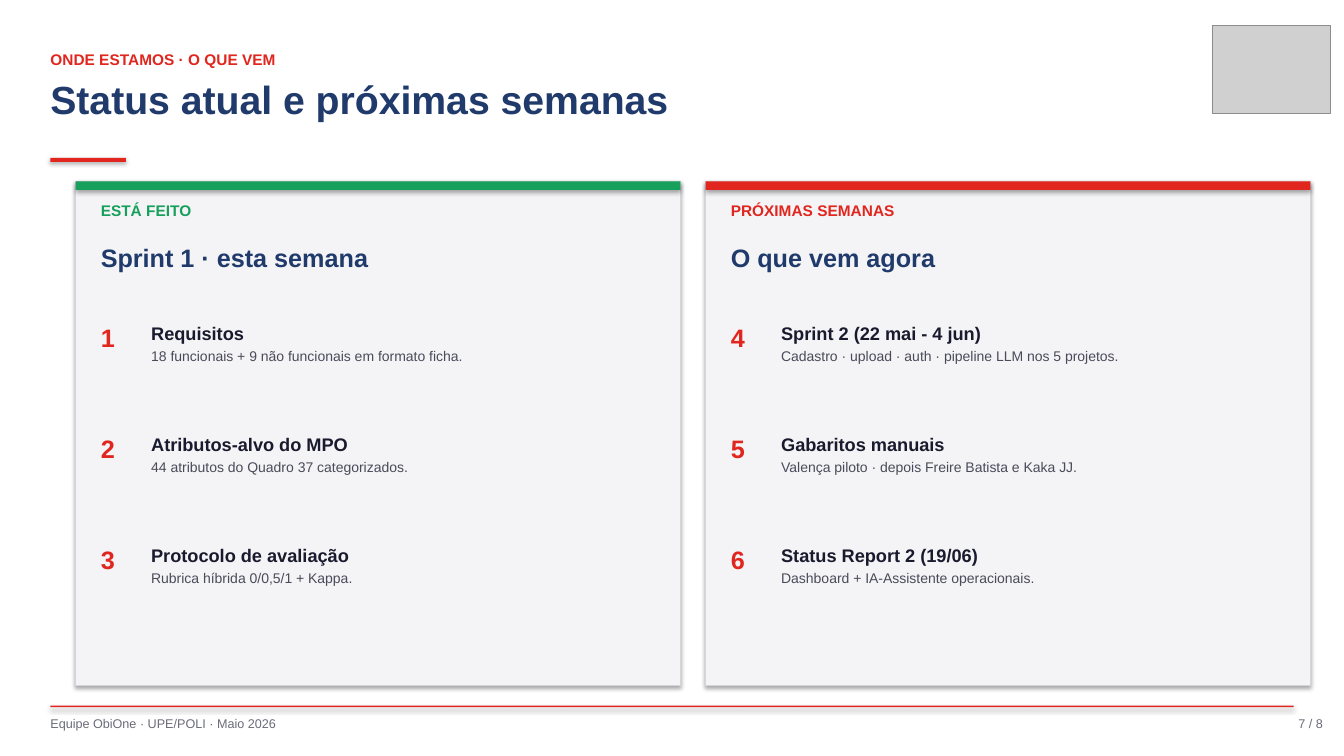
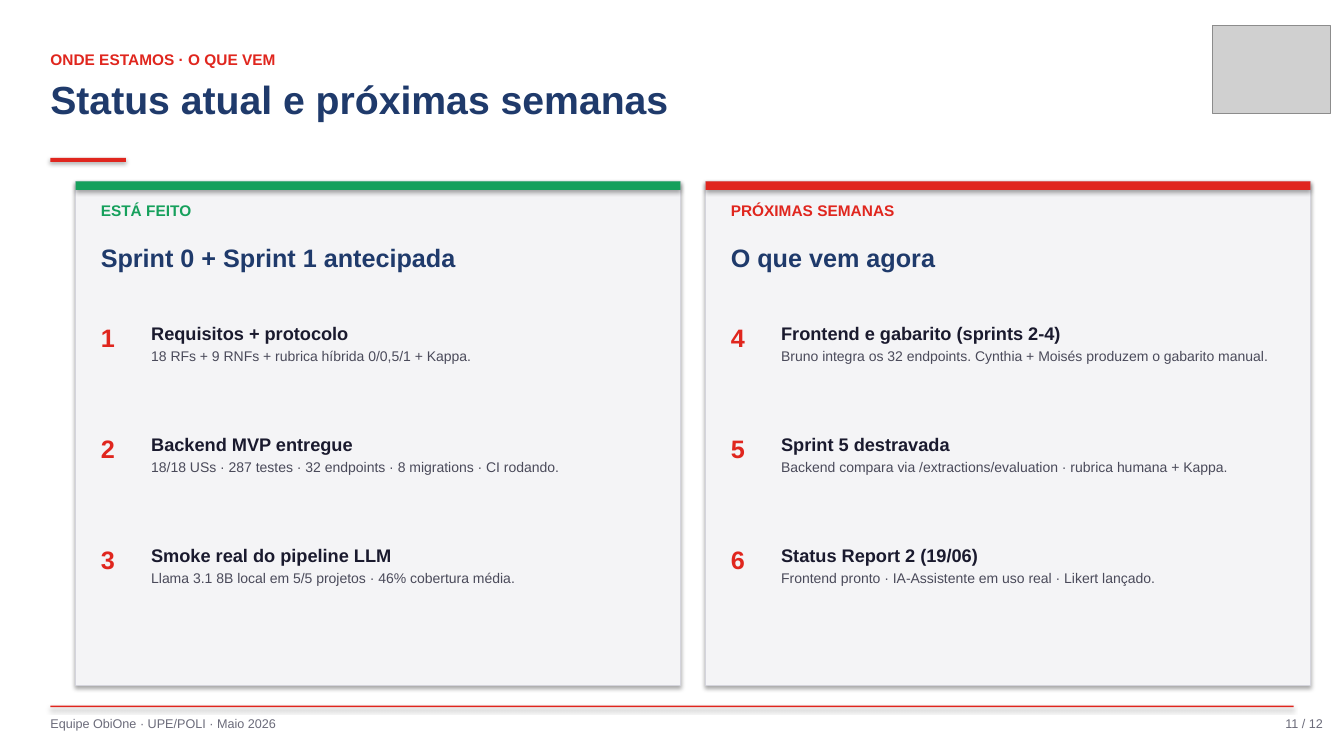
Before and after one commit to raniel90/obione, a slide deck: slide 11 of atividades/apresentacoes/sr1_2026-05-22.pptx (slide 7 before the commit). Drawn at 1344x756 pixels with LibreOffice and Linux fonts; fonts in the diff are those of the drawing; grey boxes stand for pictures. Boxes give left, top, right and bottom in pixels: in the first picture for what was removed or moved away, otherwise in the second. Text is boxed around its words. In the diff, an @@ line names an element or a change of style, - is before the commit and + after.

```diff
--- a/atividades/apresentacoes/sr1_2026-05-22.pptx
+++ b/atividades/apresentacoes/sr1_2026-05-22.pptx
@@ text at [101, 248, 456, 272]: text changed @@
-Sprint 1 · esta semana
+Sprint 0 + Sprint 1 antecipada
@@ text at [151, 326, 349, 344]: text changed @@
-Requisitos
+Requisitos + protocolo
@@ text at [781, 326, 1060, 344]: text changed @@
-Sprint 2 (22 mai - 4 jun)
+Frontend e gabarito (sprints 2-4)
@@ text at [151, 350, 471, 364]: text changed @@
-18 funcionais + 9 não funcionais em formato ficha.
+18 RFs + 9 RNFs + rubrica híbrida 0/0,5/1 + Kappa.
@@ text at [781, 350, 1268, 364]: text changed @@
-Cadastro · upload · auth · pipeline LLM nos 5 projetos.
+Bruno integra os 32 endpoints. Cynthia + Moisés produzem o gabarito manual.
@@ text at [151, 437, 353, 455]: text changed @@
-Atributos-alvo do MPO
+Backend MVP entregue
@@ text at [781, 437, 950, 455]: text changed @@
-Gabaritos manuais
+Sprint 5 destravada
@@ text at [151, 462, 559, 475]: text changed @@
-44 atributos do Quadro 37 categorizados.
+18/18 USs · 287 testes · 32 endpoints · 8 migrations · CI rodando.
@@ text at [781, 462, 1227, 475]: text changed @@
-Valença piloto · depois Freire Batista e Kaka JJ.
+Backend compara via /extractions/evaluation · rubrica humana + Kappa.
@@ text at [151, 548, 391, 566]: text changed @@
-Protocolo de avaliação
+Smoke real do pipeline LLM
@@ text at [151, 572, 515, 586]: text changed @@
-Rubrica híbrida 0/0,5/1 + Kappa.
+Llama 3.1 8B local em 5/5 projetos · 46% cobertura média.
@@ text at [781, 573, 1155, 586]: text changed @@
-Dashboard + IA-Assistente operacionais.
+Frontend pronto · IA-Assistente em uso real · Likert lançado.
@@ text at [1285, 719, 1323, 728]: text changed @@
-7 / 8
+11 / 12
```
Also in this commit, not shown: 5 other slides changed, 4 slides added, 2 other files.
